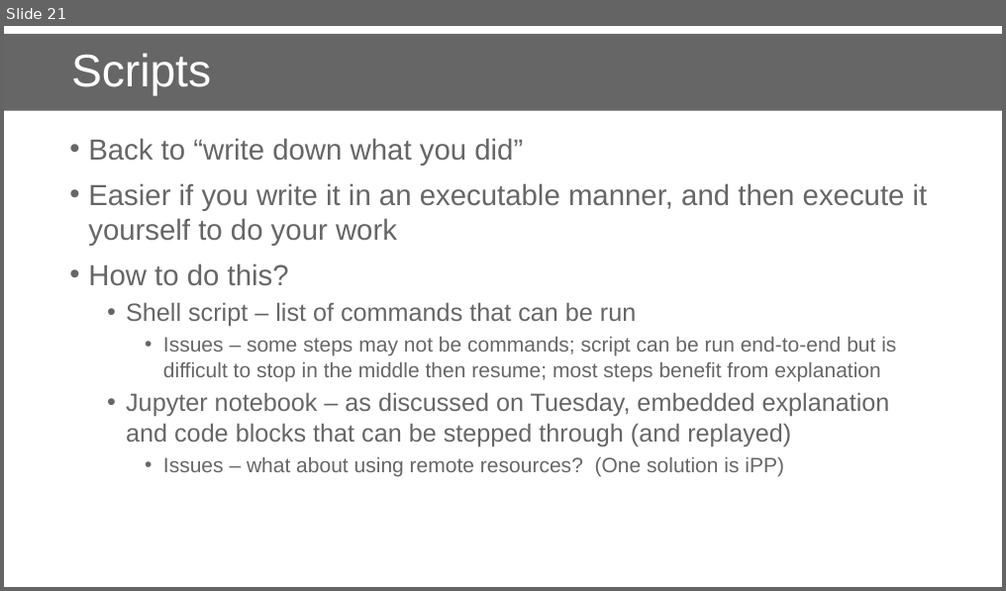
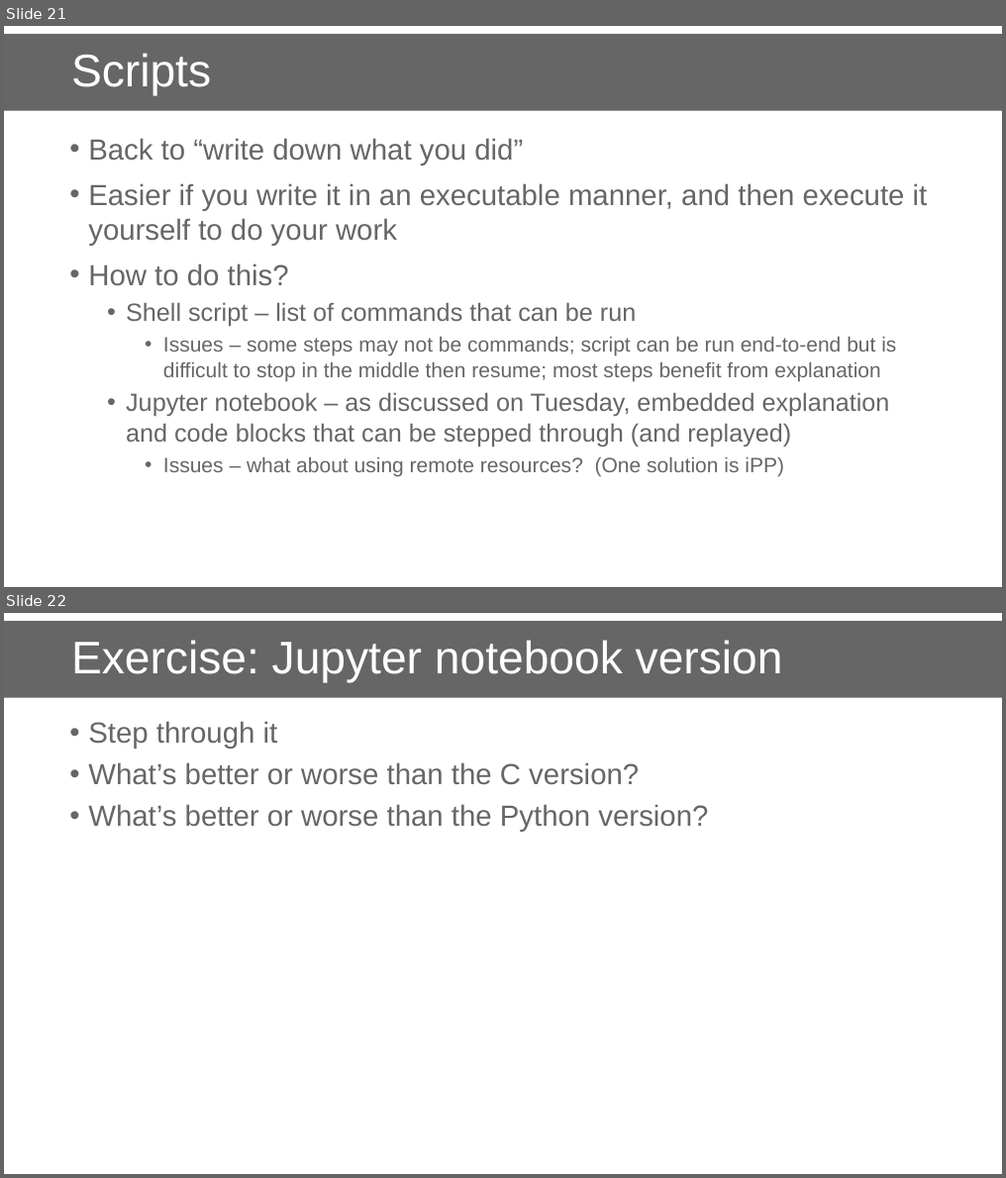
Before and after one commit to danielskatz/repro-fdtd1d, a slide deck: comp-repro.pptx. Shown one above the other, each under a label of ours: slide 21 before the commit, slides 21 and 22 after it. The pictures are 1006x591 and 1006x1178 pixels, drawn with LibreOffice and Linux fonts; fonts in the diff are those of the drawing; background and template pictures are left out. Boxes give left, top, right and bottom in pixels: in the first picture for what was removed or moved away, otherwise in the second. Text is boxed around its words. In the diff, an @@ line names an element or a change of style, - is before the commit and + after.

```diff
--- a/comp-repro.pptx
+++ b/comp-repro.pptx
@@ slide 22 added at (4,613,1002,1174), background picture (left out) @@
@@ title added at (4,621,1002,697), fill #666666, 44 pt, text #FFFFFF @@
+Exercise: Jupyter notebook version
@@ text added at (88,721,708,832), 28 pt, text #666666 @@
+• Step through it
+• What’s better or worse than the C version?
+• What’s better or worse than the Python version?
```
Also in this commit, not shown: 3 slides changed, 1 other slide added, 1 slide removed.
